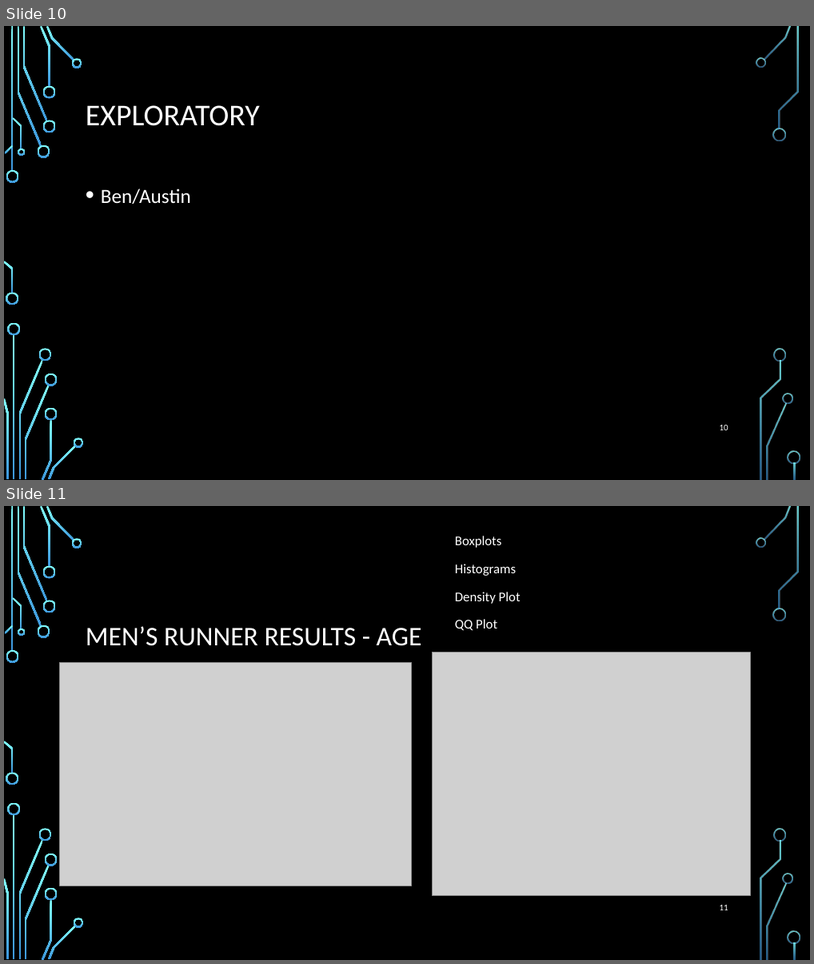
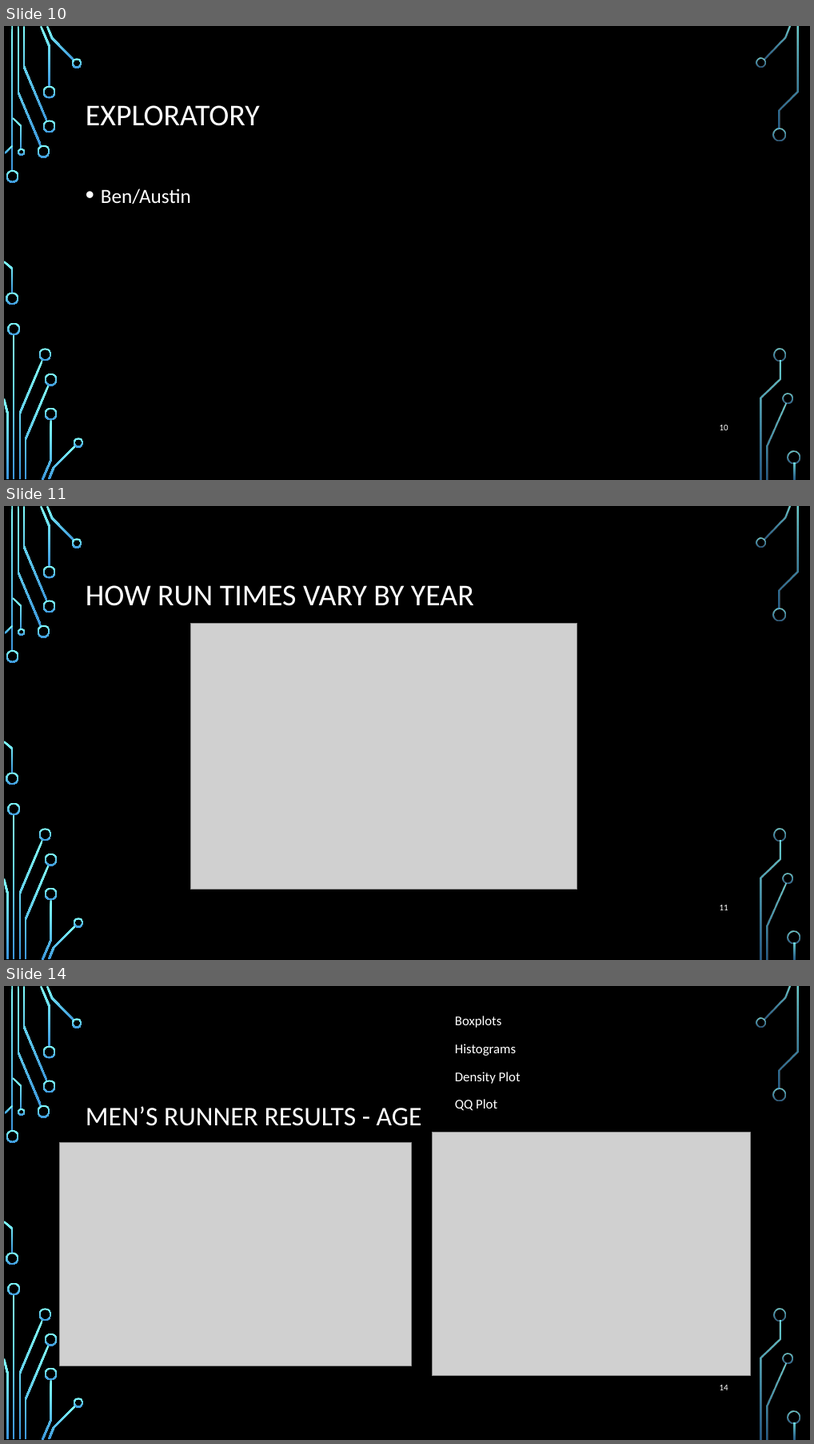
Before and after one commit to elkinst65/QTW_08, a slide deck: infographic.pptx. Shown one above the other, each under a label of ours: slides 10 and 11 before the commit, slides 10, 11 and 14 after it; the slides between them are not shown. The pictures are 814x964 and 814x1444 pixels, drawn with LibreOffice and Linux fonts; fonts in the diff are those of the drawing; grey boxes stand for pictures; background and template pictures are left out. Boxes give left, top, right and bottom in pixels: in the first picture for what was removed or moved away, otherwise in the second. Text is boxed around its words. In the diff, an @@ line names an element or a change of style, - is before the commit and + after.

```diff
--- a/infographic.pptx
+++ b/infographic.pptx
@@ slide 11 added at [4,506,810,960], background picture (left out); not listed: 36 template elements that a slide beside it also shows @@
@@ title added at [86,585,474,606], 36 pt, text #FFFFFF @@
+HOW RUN TIMES VARY BY YEAR
@@ picture added at [191,624,578,889] @@
@@ page number added at [720,904,729,910], 10.5 pt, text #FFFFFF @@
+11
@@ what was slide 11 is now slide 14 @@
@@ page number at [720,1384,729,1390]: text changed @@
-11
+14
```
Also in this commit, not shown: 2 other slides added, 1 other file.
